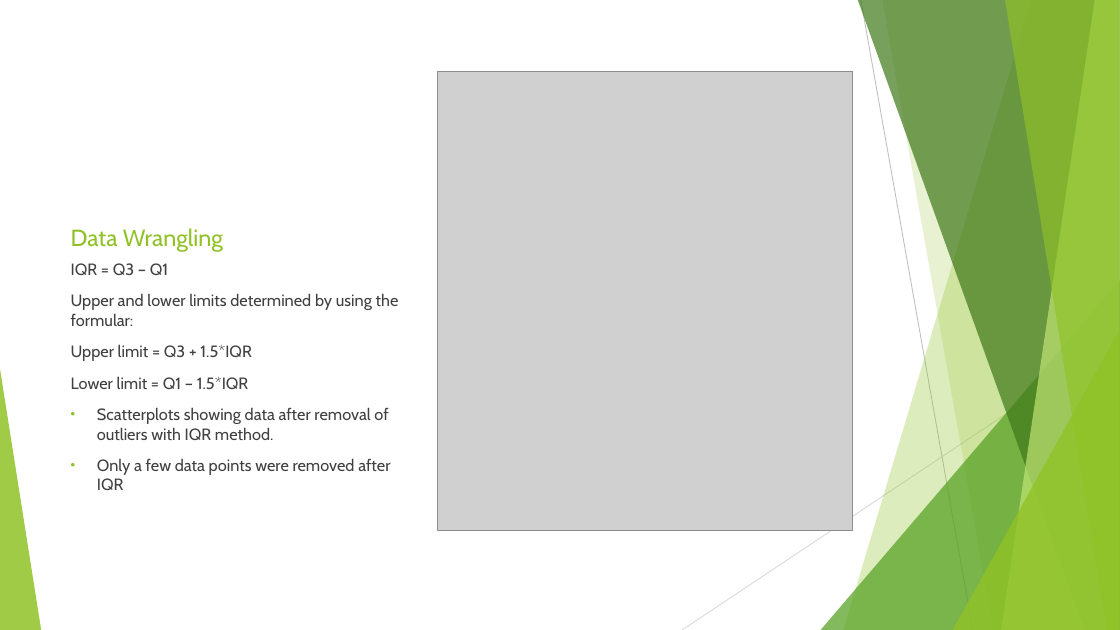
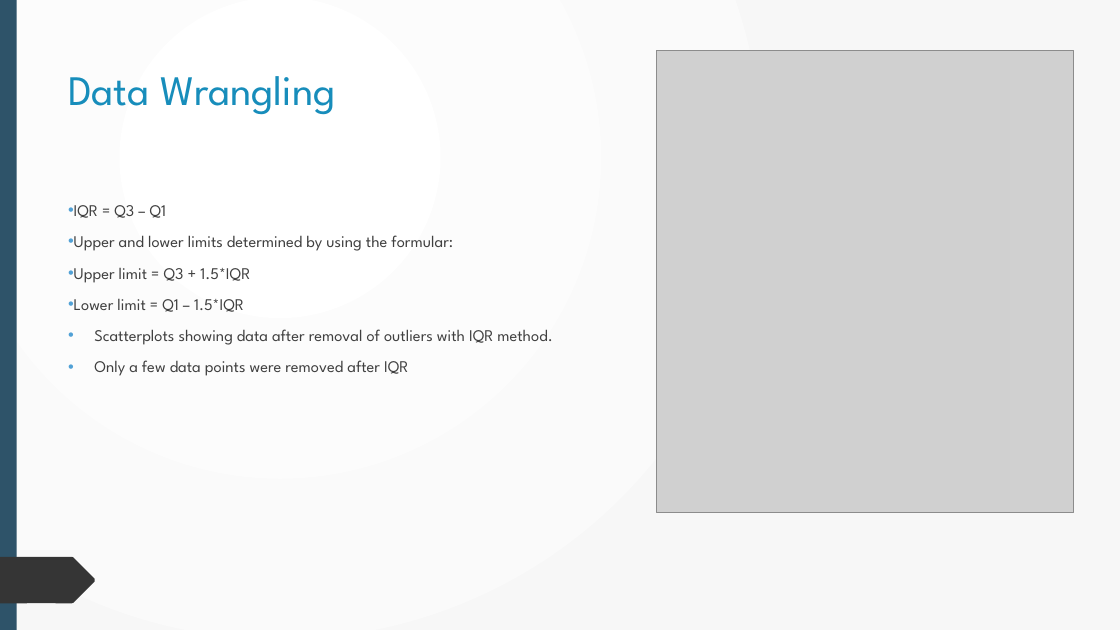
Before and after one commit to phanlinh94/age-prediction-model, a slide deck: slide 9 of Presentation1.pptx. Drawn at 1120x630 pixels with LibreOffice and Linux fonts; fonts in the diff are those of the drawing; grey boxes stand for pictures. Boxes give left, top, right and bottom in pixels: in the first picture for what was removed or moved away, otherwise in the second. Text is boxed around its words. In the diff, an @@ line names an element or a change of style, - is before the commit and + after.

```diff
--- a/Presentation1.pptx
+++ b/Presentation1.pptx
@@ background #FFFFFF to gradient #FFFFFF to #F8F8F8 @@
@@ rectangle added at (0,0,1120,630), fill gradient #FFFFFF to #F8F8F8 @@
@@ rectangle added at (0,0,17,630), fill #2E5369 @@
@@ picture: place and size @@
-picture at (438,71,853,531)
+picture at (656,50,1074,513)
@@ freeform shape added at (0,66,146,112), fill #353535 @@
@@ title "Data Wrangling": place and size @@
-title "Data Wrangling" at (71,228,223,252)
+title "Data Wrangling" at (68,76,336,115)
@@ title "Data Wrangling" at (68,76,336,115): size 20 to 36 pt, font Cabin to League Spartan, text colour #90C226 to #178DBB; vertical alignment bottom to top @@
@@ text "IQR = Q3 – Q1": place and size @@
-text "IQR = Q3 – Q1" at (71,263,399,490)
+text "IQR = Q3 – Q1" at (74,205,552,376)
@@ text "IQR = Q3 – Q1" at (74,205,552,376): font Cabin to League Spartan; bullet none to •; bullet colour #90C226 to #51A1D6 @@
@@ group removed at (0,0,1120,630): 5 freeform shapes, 3 triangles, 2 lines @@
@@ freeform shape added at (0,557,96,603), fill #353535 @@
@@ group added at (0,129,262,630): 7 freeform shapes @@
@@ group added at (0,129,262,630): 7 freeform shapes @@
@@ group added at (3,0,218,629): 7 freeform shapes @@
```
Also in this commit, not shown: 9 other slides changed, 2 slides added, 2 other files.
